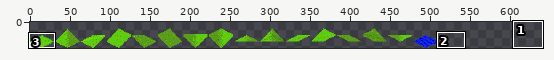
Sprite sheet, stored at assets/grass.png. The first picture is a wide view before the edit; the outline marks the close-up.
Close-up. Earlier state:
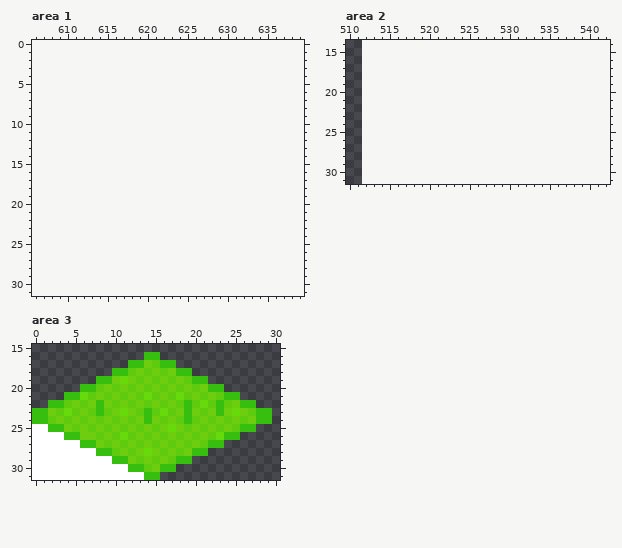
The file is 512x32 pixels. Shown: area 1: x 606..639, y 0..31; area 2: x 510..542, y 14..31; area 3: x 0..30, y 15..31. The old version is drawn lined up with the new one, on the new canvas. The commit also changed other parts of the picture, which this record leaves out.
And afterwards:
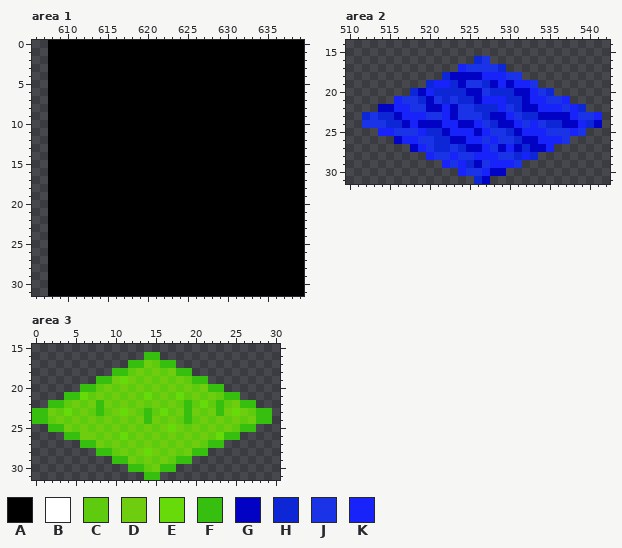
Palette (. is transparent): A #000000  B #ffffff  C #5fcb0e  D #6fcd10  E #67da0a  F #36bf0f  G #0202c4  H #0e27d6  J #1a33e6  K #1723f9
Diff:
canvas 512x32 -> 640x32
Changed rows in their new state; - is an unchanged pixel.
Area 1:
first column x 608:
 0 AAAAAAAAAAAAAAAAAAAAAAAAAAAAAAAA
 1 AAAAAAAAAAAAAAAAAAAAAAAAAAAAAAAA
 2 AAAAAAAAAAAAAAAAAAAAAAAAAAAAAAAA
 3 AAAAAAAAAAAAAAAAAAAAAAAAAAAAAAAA
 4 AAAAAAAAAAAAAAAAAAAAAAAAAAAAAAAA
 5 AAAAAAAAAAAAAAAAAAAAAAAAAAAAAAAA
 6 AAAAAAAAAAAAAAAAAAAAAAAAAAAAAAAA
 7 AAAAAAAAAAAAAAAAAAAAAAAAAAAAAAAA
 8 AAAAAAAAAAAAAAAAAAAAAAAAAAAAAAAA
 9 AAAAAAAAAAAAAAAAAAAAAAAAAAAAAAAA
10 AAAAAAAAAAAAAAAAAAAAAAAAAAAAAAAA
11 AAAAAAAAAAAAAAAAAAAAAAAAAAAAAAAA
12 AAAAAAAAAAAAAAAAAAAAAAAAAAAAAAAA
13 AAAAAAAAAAAAAAAAAAAAAAAAAAAAAAAA
14 AAAAAAAAAAAAAAAAAAAAAAAAAAAAAAAA
15 AAAAAAAAAAAAAAAAAAAAAAAAAAAAAAAA
16 AAAAAAAAAAAAAAAAAAAAAAAAAAAAAAAA
17 AAAAAAAAAAAAAAAAAAAAAAAAAAAAAAAA
18 AAAAAAAAAAAAAAAAAAAAAAAAAAAAAAAA
19 AAAAAAAAAAAAAAAAAAAAAAAAAAAAAAAA
20 AAAAAAAAAAAAAAAAAAAAAAAAAAAAAAAA
21 AAAAAAAAAAAAAAAAAAAAAAAAAAAAAAAA
22 AAAAAAAAAAAAAAAAAAAAAAAAAAAAAAAA
23 AAAAAAAAAAAAAAAAAAAAAAAAAAAAAAAA
24 AAAAAAAAAAAAAAAAAAAAAAAAAAAAAAAA
25 AAAAAAAAAAAAAAAAAAAAAAAAAAAAAAAA
26 AAAAAAAAAAAAAAAAAAAAAAAAAAAAAAAA
27 AAAAAAAAAAAAAAAAAAAAAAAAAAAAAAAA
28 AAAAAAAAAAAAAAAAAAAAAAAAAAAAAAAA
29 AAAAAAAAAAAAAAAAAAAAAAAAAAAAAAAA
30 AAAAAAAAAAAAAAAAAAAAAAAAAAAAAAAA
31 AAAAAAAAAAAAAAAAAAAAAAAAAAAAAAAA
Area 2:
first column x 512:
16 --------------HJ--------------
17 ------------KJJJJH------------
18 ----------HGGGGKKKJJ----------
19 --------HKKHGJJHGKGKKJ--------
20 ------HGKHHHHGGJHHHGGKJH------
21 ----KJJHGJHJHHGKKKHHGKKJJK----
22 --GGKKJJGGKGJJHHHKJHGGKKKJKH--
23 HJHHGKKKJJKGJJJHGGKJHHGGGGKJJK
24 JJJHHGKGGGKKGGKJHGGKJKJHHGGKHG
25 --KKJJJKHHGKKKGKJJHGKKKJJJKJ--
26 ----GKKJJHHGGKKJKJJHGGKKKJ----
27 ------GKJHHJHGGKJGKGHGGK------
28 --------KJJKJJKKKJJHKH--------
29 ----------KJKHGJKKKJ----------
30 ------------KJJKGG------------
31 --------------HG--------------
Area 3:
first column x 0:
25 ..------------
26 ....----------
27 ......--------
28 ........------
29 ..........----
30 ............--
31 ..............
Where, in picture pixels (left, top, right, bottom), the same in both close-ups:
added: (48, 40, 304, 296)
added: (362, 56, 602, 184)
erased: (32, 424, 144, 480)
